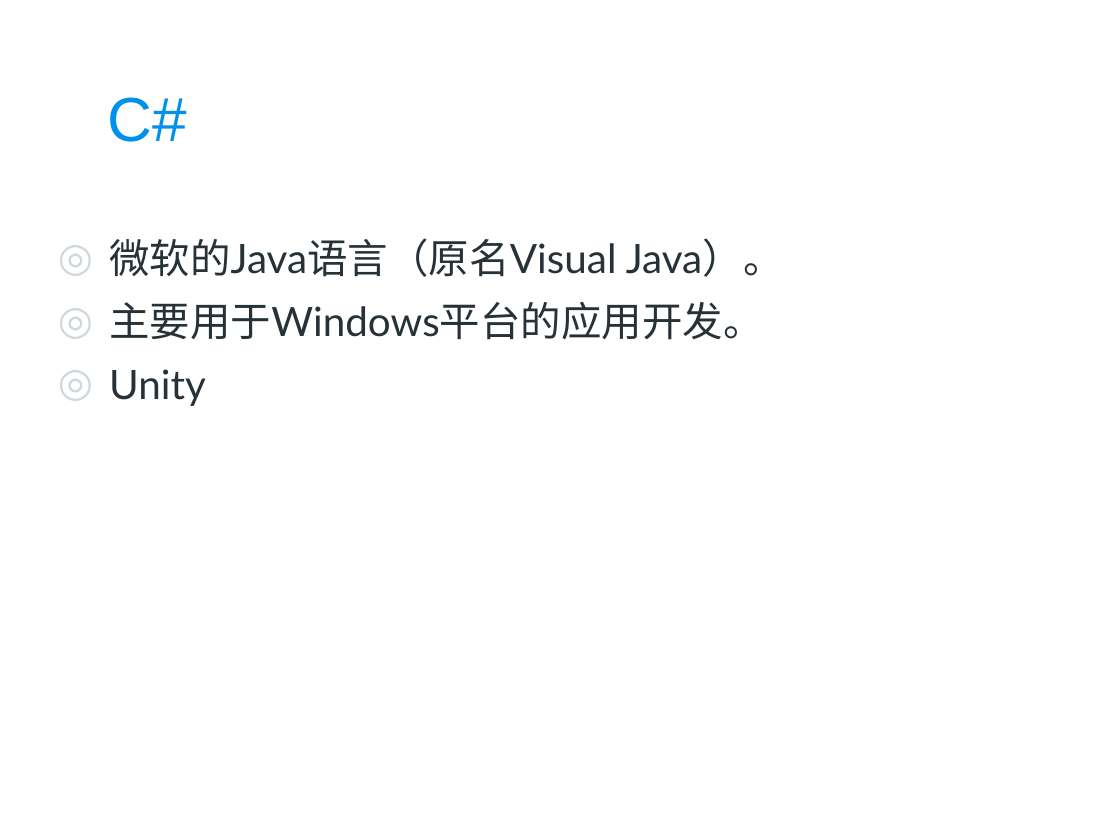
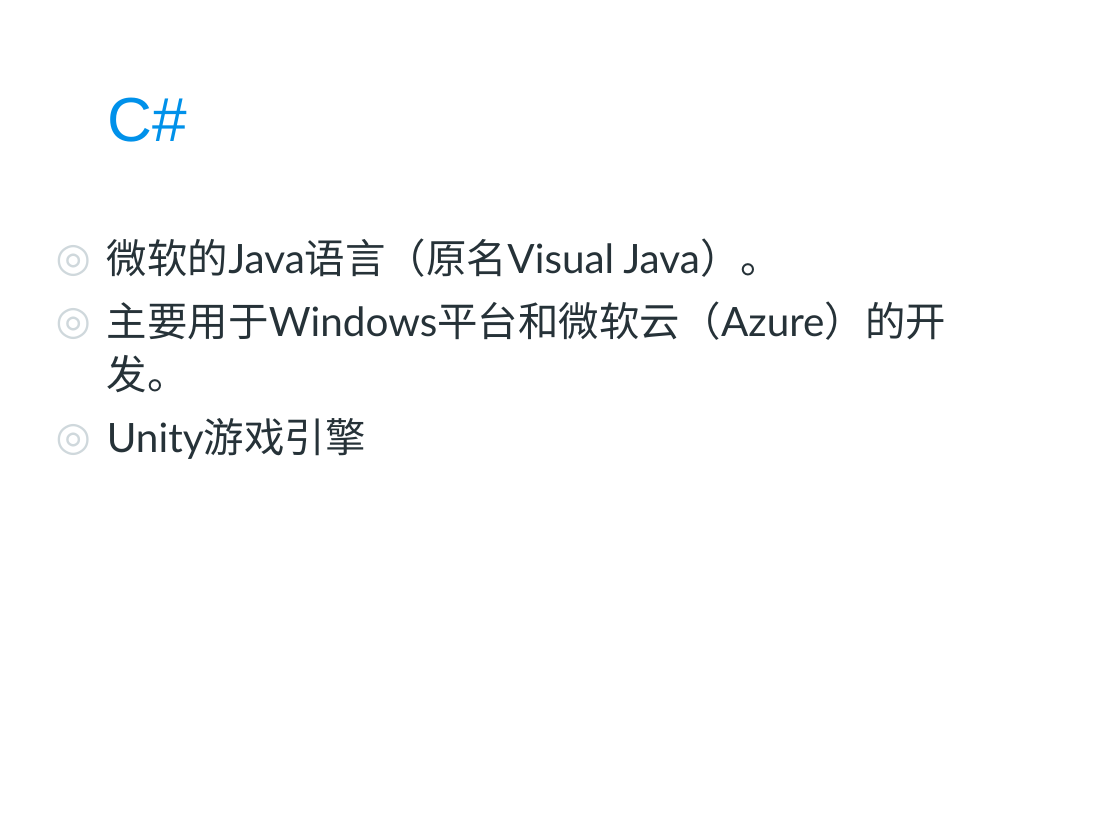
Before and after one commit to zhoujing204/python_course, a slide deck: slide 17 of Presentations/01 Python编程概述.pptx (slide 21 before the commit). Drawn at 1120x840 pixels with LibreOffice and Linux fonts; fonts in the diff are those of the drawing; background and template pictures are left out. Boxes give left, top, right and bottom in pixels: in the first picture for what was removed or moved away, otherwise in the second. Text is boxed around its words. In the diff, an @@ line names an element or a change of style, - is before the commit and + after.

```diff
--- a/Presentations/01 Python编程概述.pptx
+++ b/Presentations/01 Python编程概述.pptx
@@ text at (x1=107, y1=301, x2=946, y2=459): text changed @@
-◎ 主要用于Windows平台的应用开发。
-◎ Unity
+◎ 主要用于Windows平台和微软云（Azure）的开发。
+◎ Unity游戏引擎
```
Also in this commit, not shown: 11 other slides changed, 3 slides added, 7 slides removed, 6 other files.
